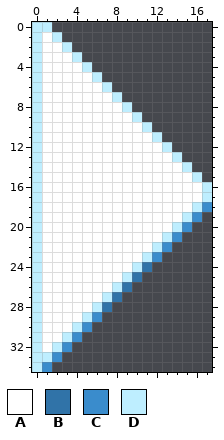
Pixel-art file, stored at sprites/aseprite/arrow-turn-R.aseprite. The first picture shows the starting point.
18x35 pixels, 1 frame.
Palette (. is transparent): A #ffffff  B #3073a8  C #3a8ccc  D #beeeff
The same view after the edit:
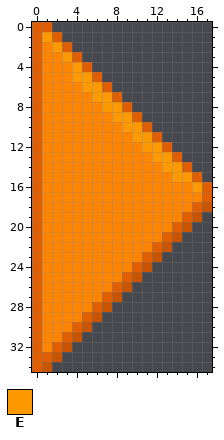
Colours new in this view: E #ff9900
Change:
{"change": "layer \"Layer 1\" now hidden"}
{"change": "layer \"Layer 1 Copy\" now shown"}
{"colour":"A","old":"#ffffff","new":"#ff8400"}
{"colour":"C","old":"#3a8ccc","new":"#c95400"}
{"colour":"D","old":"#beeeff","new":"#e05e00"}
{"where": "layer \"Layer 1 Copy\""}
{"y":1,"x":1,"old":"A","new":"E"}
{"y":2,"x":2,"old":"A","new":"E"}
{"y":3,"x":3,"old":"A","new":"E"}
{"y":4,"x":4,"old":"A","new":"E"}
{"y":5,"x":4,"old":"AA","new":"EE"}
{"y":6,"x":5,"old":"AA","new":"EE"}
{"y":7,"x":6,"old":"AA","new":"EE"}
{"y":8,"x":7,"old":"AA","new":"EE"}
{"y":9,"x":8,"old":"AA","new":"EE"}
{"y":10,"x":9,"old":"AA","new":"EE"}
{"y":11,"x":10,"old":"AA","new":"EE"}
{"y":12,"x":11,"old":"AA","new":"EE"}
{"y":13,"x":12,"old":"AA","new":"EE"}
{"y":14,"x":13,"old":"AA","new":"EE"}
{"y":15,"x":14,"old":"AA","new":"EE"}
{"y":16,"x":16,"old":"A","new":"E"}
{"y":24,"x":11,"old":"B","new":"C"}
{"y":25,"x":10,"old":"B","new":"C"}
{"y":26,"x":9,"old":"B","new":"C"}
{"y":27,"x":8,"old":"B","new":"C"}
{"y":28,"x":7,"old":"B","new":"C"}
{"label":"changed","picture_box":[32,22,212,372]}
